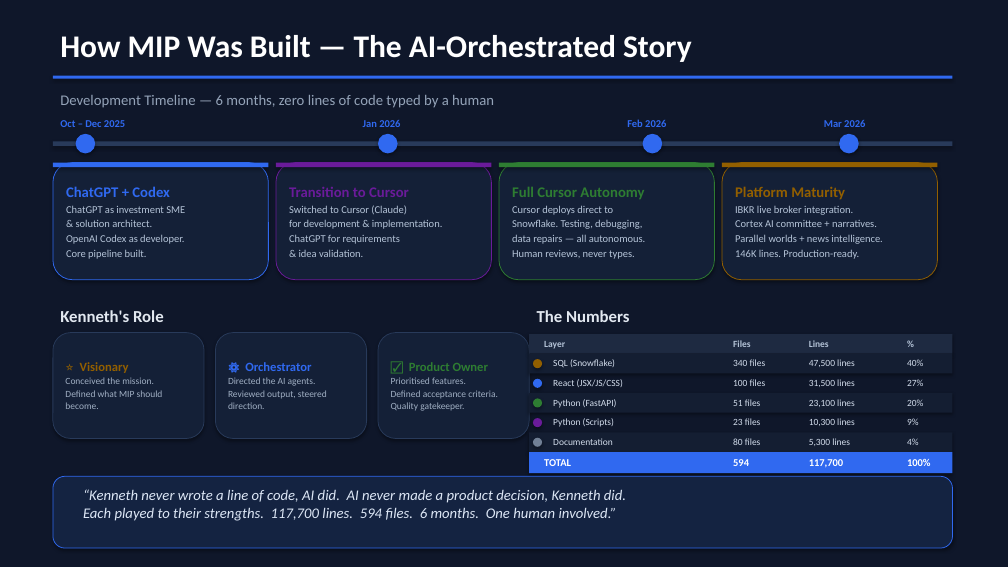
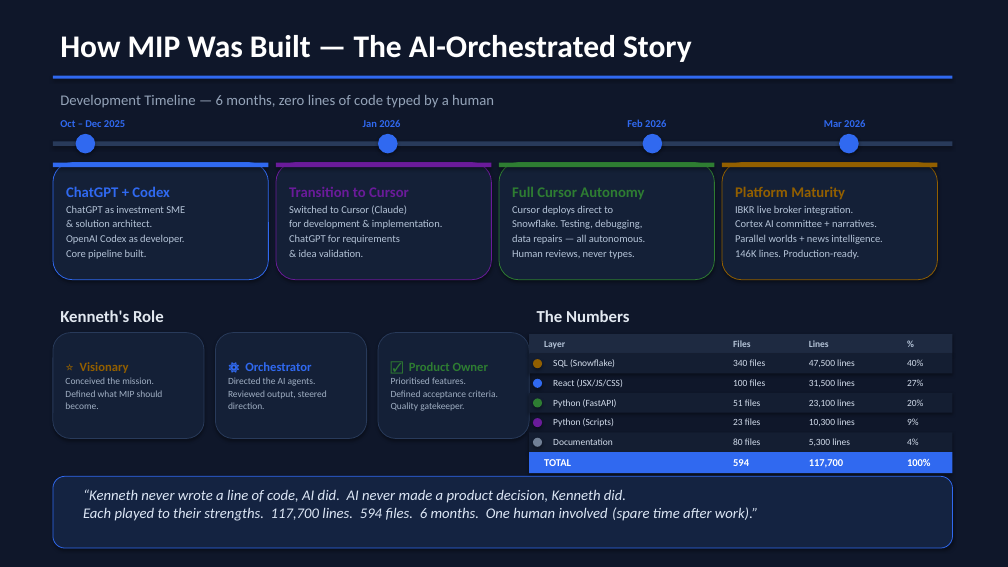
Before and after one commit to jebjergk/MIP, a slide deck: slide 22 of docs/MIP how does it work.pptx. Drawn at 1008x567 pixels with LibreOffice and Linux fonts; fonts in the diff are those of the drawing. Boxes give left, top, right and bottom in pixels: in the first picture for what was removed or moved away, otherwise in the second. Text is boxed around its words. In the diff, an @@ line names an element or a change of style, - is before the commit and + after.

Commit message:
chore: update MIP presentation file
- Updated the 'MIP how does it work.pptx' presentation to reflect recent changes and improvements in the project.

```diff
--- a/docs/MIP how does it work.pptx
+++ b/docs/MIP how does it work.pptx
@@ text at (x1=83, y1=507, x2=758, y2=521): text changed @@
-Each played to their strengths. 117,700 lines. 594 files. 6 months. One human involved.”
+Each played to their strengths. 117,700 lines. 594 files. 6 months. One human involved (spare time after work).”
```
